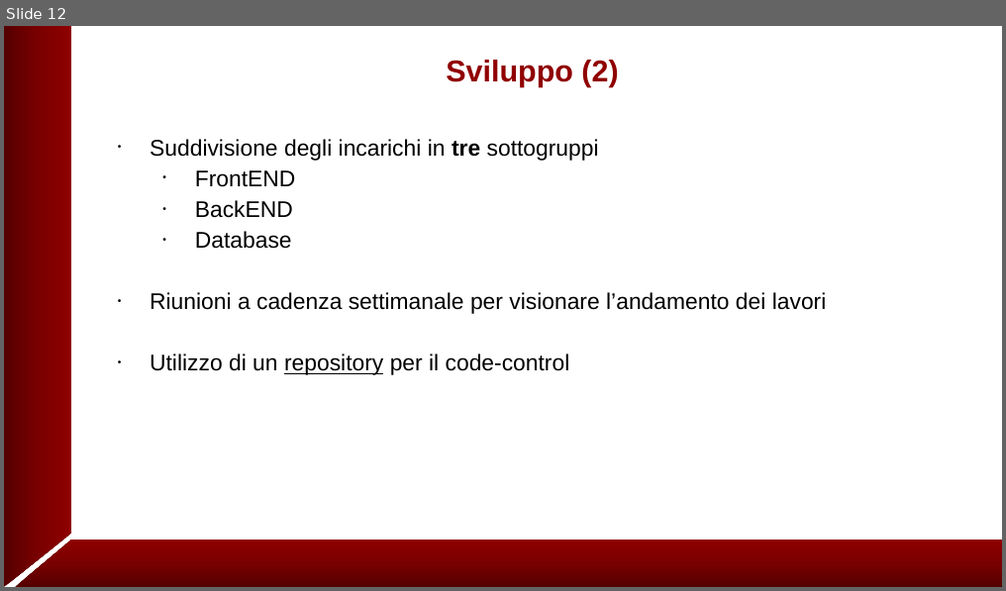
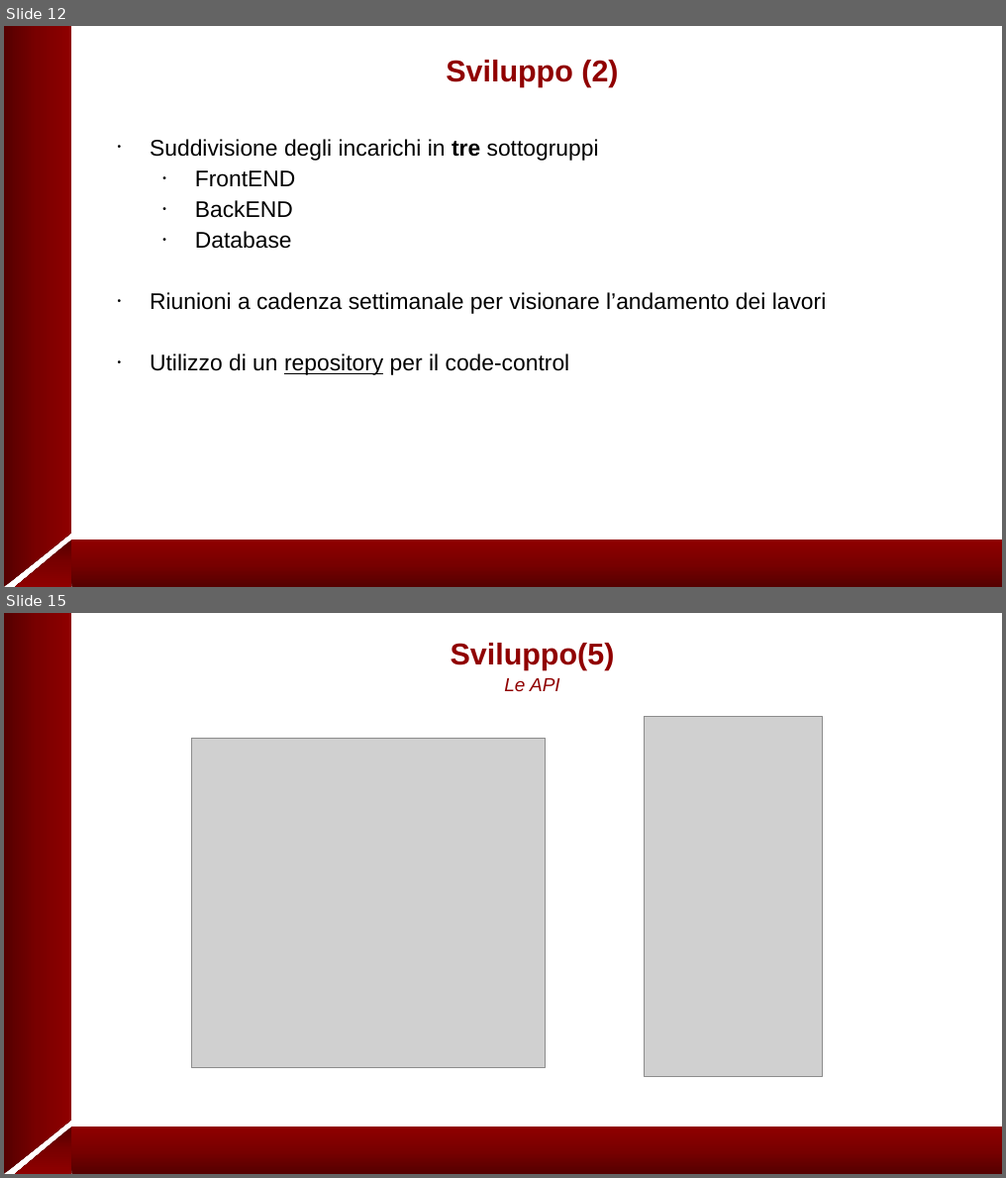
Before and after one commit to VVF334665/rubrica_dipartimentale, a slide deck: doc/presentazioneRubricaDipartimentale.pptx. Shown one above the other, each under a label of ours: slide 12 before the commit, slides 12 and 15 after it; the slides between them are not shown. The pictures are 1006x591 and 1006x1178 pixels, drawn with LibreOffice and Linux fonts; fonts in the diff are those of the drawing; grey boxes stand for pictures; background and template pictures are left out. Boxes give left, top, right and bottom in pixels: in the first picture for what was removed or moved away, otherwise in the second. Text is boxed around its words. In the diff, an @@ line names an element or a change of style, - is before the commit and + after.

Commit message:
- aggiunti screenshot - modificate screenshot nelle presentazione

```diff
--- a/doc/presentazioneRubricaDipartimentale.pptx
+++ b/doc/presentazioneRubricaDipartimentale.pptx
@@ slide 15 added at <box>4,613,1002,1174</box>, background #FFFFFF; not listed: 4 template elements that a slide beside it also shows @@
@@ text added at <box>450,643,615,692</box>, 24 pt, text #900000, bold @@
+Sviluppo(5)
+Le API
@@ picture added at <box>645,717,823,1077</box> @@
@@ picture added at <box>191,738,546,1067</box> @@
@@ slide 12 changed as well @@
@@ fill gradient #550000 to #790000 to #900000 to gradient #550000 to #790000 to #8F0000 in 3 elements at <box>4,533,72,587</box>, <box>72,541,1002,587</box>, <box>15,541,71,587</box> @@
```
Also in this commit, not shown: 12 other slides changed, 1 other slide added, 5 other files.
